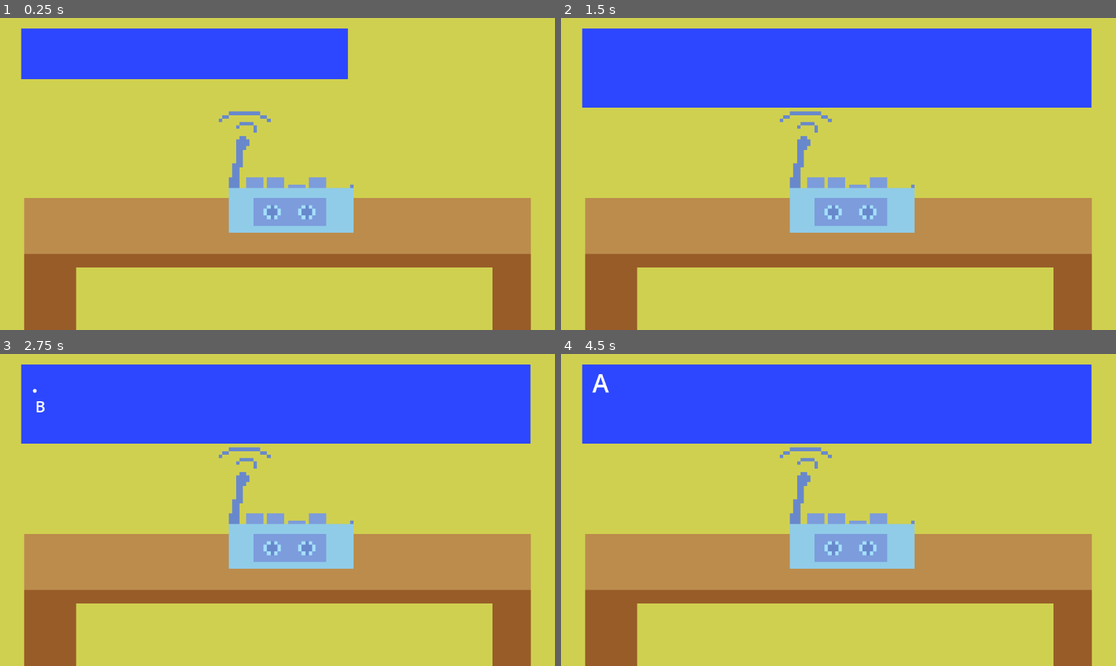
Above: before the commit, frames 1-4 (two rows, left to right).
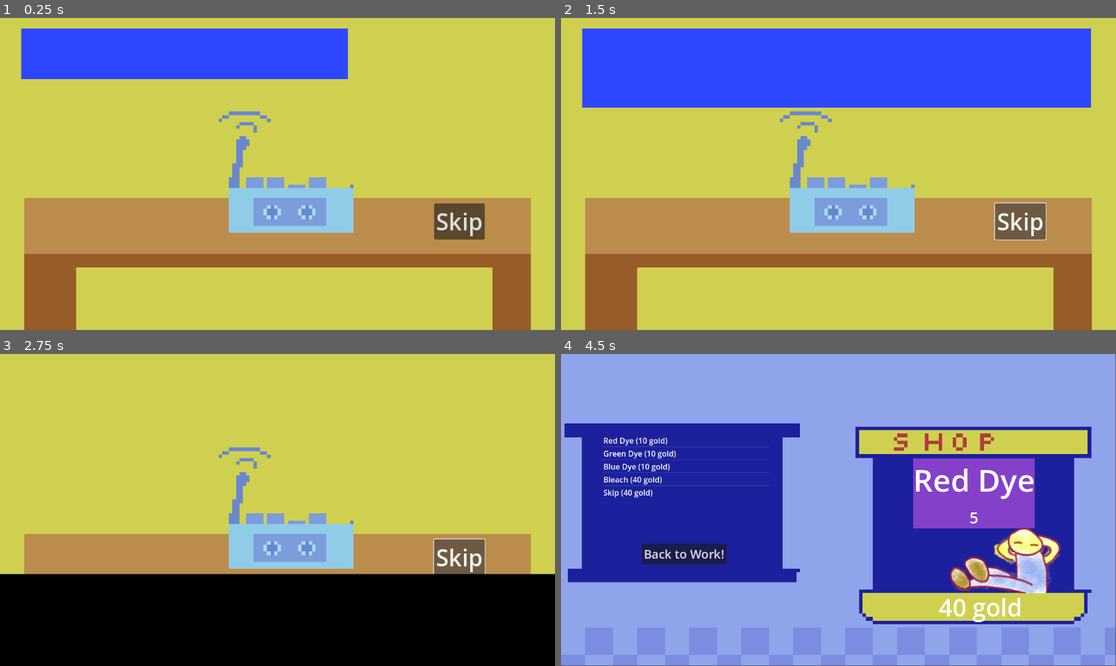
Above: after the commit, the same moments.

Repository: etherware-novice/poisongamejam
Game: Godot game, scene res://scenes/intro_cutscene.tscn
Two runs of this game, one before a commit and one after it. Both use one fixed random seed, a clock stepped at 60 frames per second and the inputs below. This scene is started directly instead of the project's main scene. The engine's default icon, where the game draws it, is replaced by a stand-in: a white triangle on a blue panel in a dark square.
Inputs (mouse positions are in pixels of both pictures, inside the frame that each line leads up to):
- Up to frame 1 (0.25 s): no input
- Up to frame 2 (1.5 s): click (1021, 220) at 0.5 s, where only the run after the commit has a clickable "Skip"; click (1021, 220) at 1.25 s, where only the run after the commit has a clickable "Skip"
- Up to frame 3 (2.75 s): click (460, 556) at 2 s, where only the run after the commit has a clickable "Skip"
- Up to frame 4 (4.5 s): move the mouse to (960, 494) at 2.77 s; click (960, 494) at 2.92 s; move the mouse to (727, 525) at 3.52 s; click (727, 525) at 3.67 s; move the mouse to (894, 441) at 4.27 s; click (894, 441) at 4.42 s

The runs differ from the first frame. In frame 1, 1.1% of the frame differs, in the area x 78-88%, y 59-72%; in frame 2, 1.2%; in frame 3, 54%; in frame 4, 96%, in the area x 0-100%, y 0-100%.
Error after the commit: Invalid call. Nonexistent function 'close' in base 'Nil'. (res://introCutscene.gd:40)

Commit message:
skip button

Diff:
--- a/introCutscene.gd
+++ b/introCutscene.gd
@@ -18,14 +18,7 @@
 			continue # invalid line, skip
 		await writeText(line[0], line[1]).finished
 		await self.click
-
-	f.close()
-	$AnimationPlayer.play_backwards("open")
-	$box/speaker.visible_ratio = 0
-	$box/Label.visible_ratio = 0
-	await $AnimationPlayer.animation_finished
-	var wipe = constants.fade.instantiate()
-	wipe.loadScene(self, "res://scenes/shop.tscn")
+	close()
 
 func writeText(speaker, line):
 	var tweener := create_tween()
@@ -43,8 +36,22 @@
 
 	return tweener
 
+func close():
+	f.close()
+	$AnimationPlayer.play_backwards("open")
+	$box/speaker.visible = false
+	$box/Label.visible = false
+	await $AnimationPlayer.animation_finished
+	var wipe = constants.fade.instantiate()
+	wipe.loadScene(self, "res://scenes/shop.tscn")
+
 
 func _input(event):
 	#fancy way of testing for a mouse click
 	if event is InputEventMouseButton && event.button_index == MOUSE_BUTTON_LEFT && event.pressed:
 		emit_signal("click")
+
+
+
+func _on_skip_pressed():
+	close()
--- a/scenes/intro_cutscene.tscn
+++ b/scenes/intro_cutscene.tscn
@@ -85,3 +85,13 @@
 libraries = {
 "": SubResource("AnimationLibrary_6yxj3")
 }
+
+[node name="skip" type="Button" parent="."]
+offset_left = 901.0
+offset_top = 385.0
+offset_right = 1005.0
+offset_bottom = 460.0
+theme_override_font_sizes/font_size = 48
+text = "Skip"
+
+[connection signal="pressed" from="skip" to="." method="_on_skip_pressed"]
